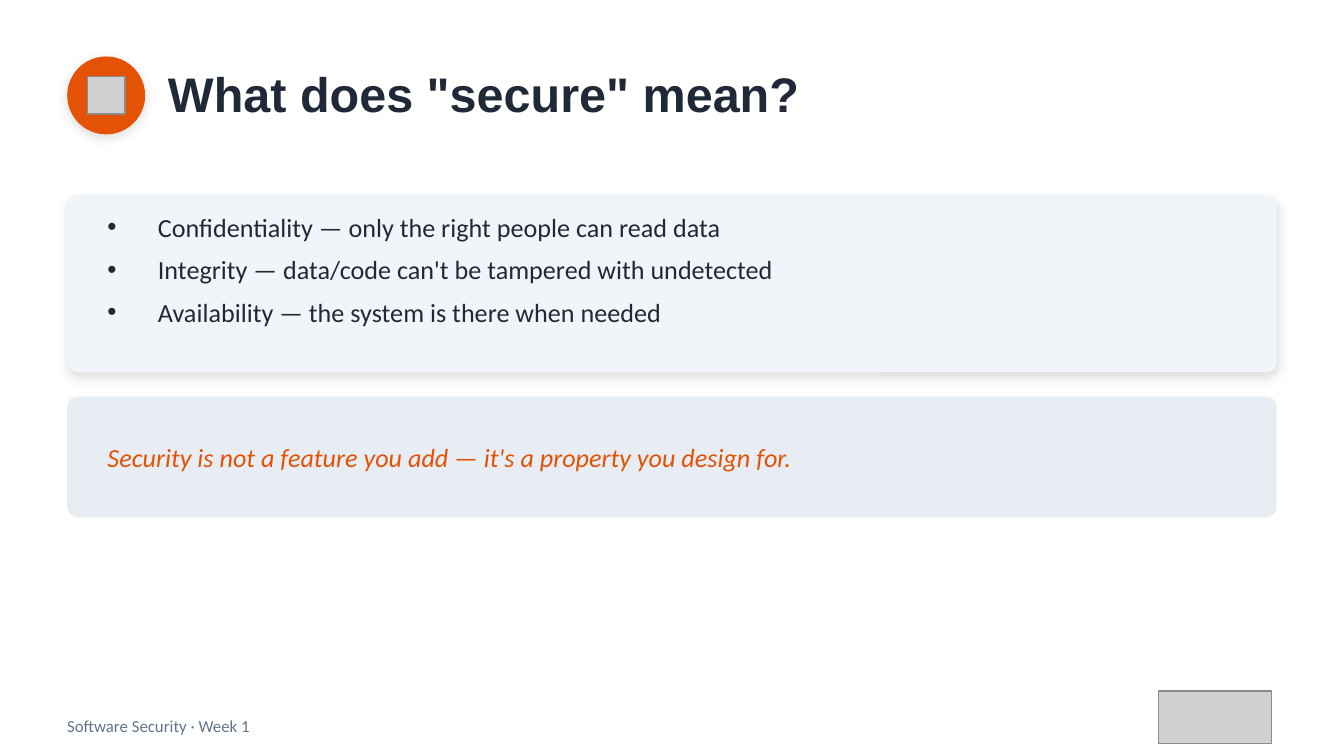
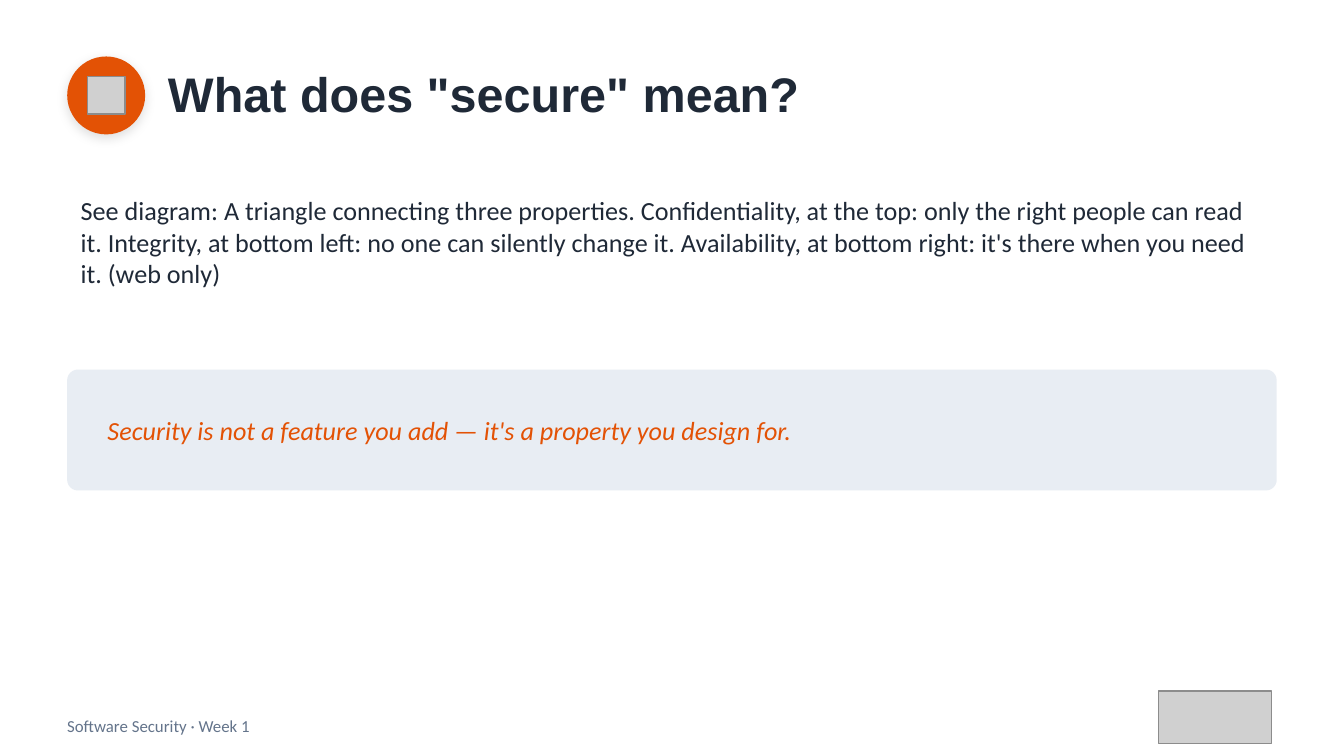
Before and after one commit to 6531503085Sutapat/software-security, a slide deck: slide 4 of slides/pptx/week01.pptx. Drawn at 1344x756 pixels with LibreOffice and Linux fonts; fonts in the diff are those of the drawing; grey boxes stand for pictures. Boxes give left, top, right and bottom in pixels: in the first picture for what was removed or moved away, otherwise in the second. Text is boxed around its words. In the diff, an @@ line names an element or a change of style, - is before the commit and + after.

```diff
--- a/slides/pptx/week01.pptx
+++ b/slides/pptx/week01.pptx
@@ rounded rectangle removed at bbox=[67, 195, 1277, 372] @@
@@ text at bbox=[81, 202, 1244, 288]: text changed @@
-• Confidentiality — only the right people can read data
-• Integrity — data/code can't be tampered with undetected
-• Availability — the system is there when needed
+See diagram: A triangle connecting three properties. Confidentiality, at the top: only the right people can read it. Integrity, at bottom left: no one can silently change it. Availability, at bottom right: it's there when you need it. (web only)
@@ rounded rectangle: place and size @@
-rounded rectangle at bbox=[67, 396, 1277, 517]
+rounded rectangle at bbox=[67, 370, 1277, 491]
@@ text "Security is not a feature ...": place and size @@
-text "Security is not a feature ..." at bbox=[107, 449, 791, 472]
+text "Security is not a feature ..." at bbox=[107, 422, 791, 445]
```
Also in this commit, not shown: 4 other slides changed, 4 slides added, 6 other files.
